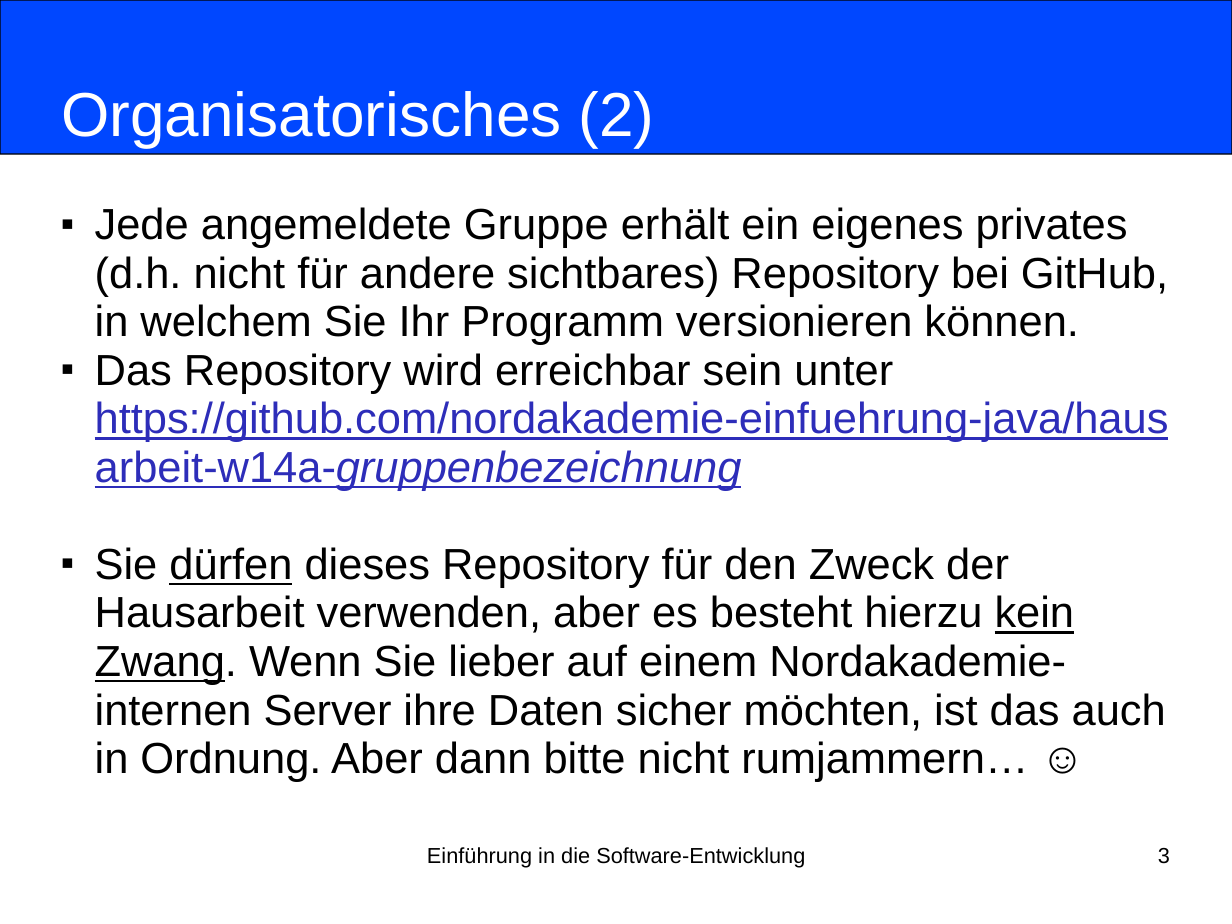
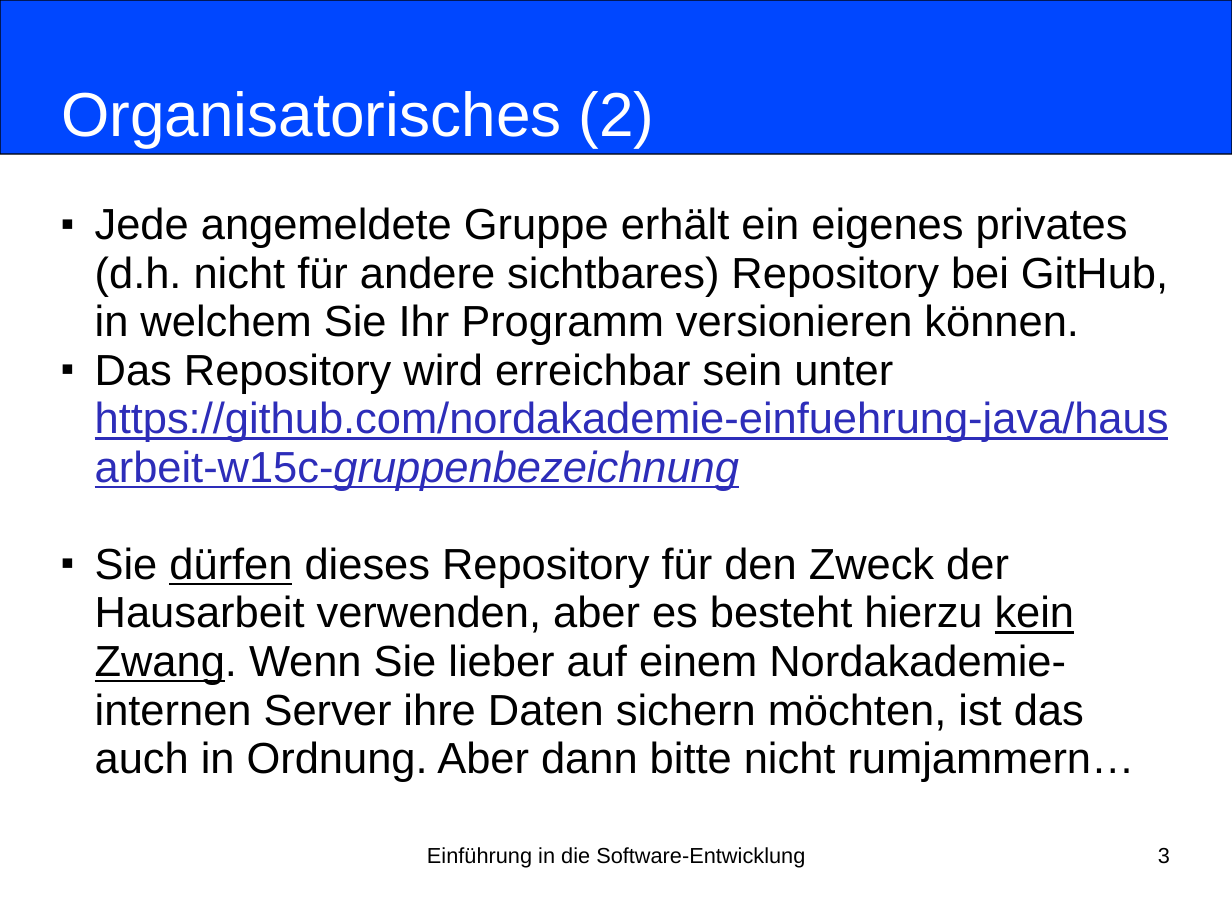
Before and after one commit to nordakademie-einfuehrung-java/vorlesungsskript, a slide deck: slide 3 of folien/Semester_04_Termin_03_Kapitel11.pptx. Drawn at 1232x924 pixels with LibreOffice and Linux fonts; fonts in the diff are those of the drawing. Boxes give left, top, right and bottom in pixels: in the first picture for what was removed or moved away, otherwise in the second. Text is boxed around its words. In the diff, an @@ line names an element or a change of style, - is before the commit and + after.

```diff
--- a/folien/Semester_04_Termin_03_Kapitel11.pptx
+++ b/folien/Semester_04_Termin_03_Kapitel11.pptx
@@ subtitle at (95,353,1169,782): text changed @@
-■ Das Repository wird erreichbar sein unter https://github.com/nordakademie-einfuehrung-java/hausarbeit-w14a-gruppenbezeichnung
-■ Sie dürfen dieses Repository für den Zweck der Hausarbeit verwenden, aber es besteht hierzu kein Zwang. Wenn Sie lieber auf einem Nordakademie-internen Server ihre Daten sicher möchten, ist das auch in Ordnung. Aber dann bitte nicht rumjammern… ☺
+■ Das Repository wird erreichbar sein unter https://github.com/nordakademie-einfuehrung-java/hausarbeit-w15c-gruppenbezeichnung
+■ Sie dürfen dieses Repository für den Zweck der Hausarbeit verwenden, aber es besteht hierzu kein Zwang. Wenn Sie lieber auf einem Nordakademie-internen Server ihre Daten sichern möchten, ist das auch in Ordnung. Aber dann bitte nicht rumjammern…
```
Also in this commit, not shown: 3 other slides changed, 3 other files.
